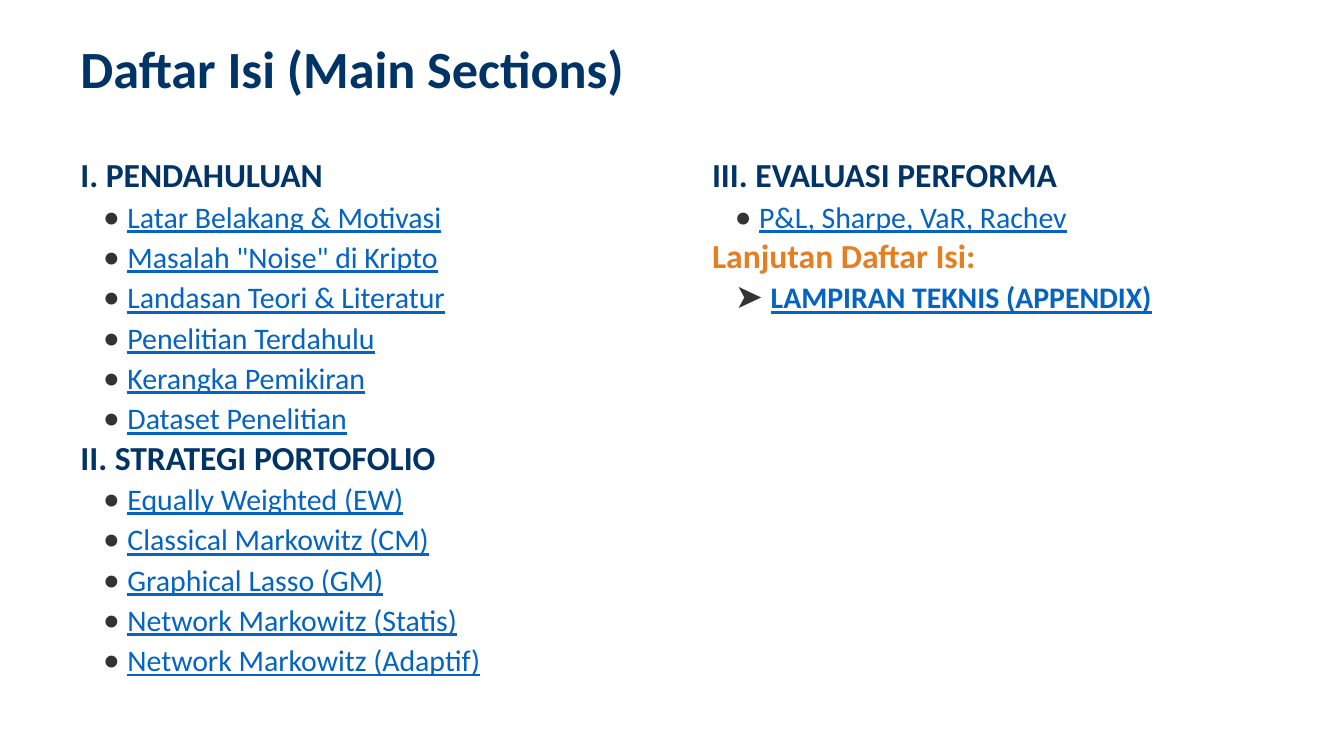
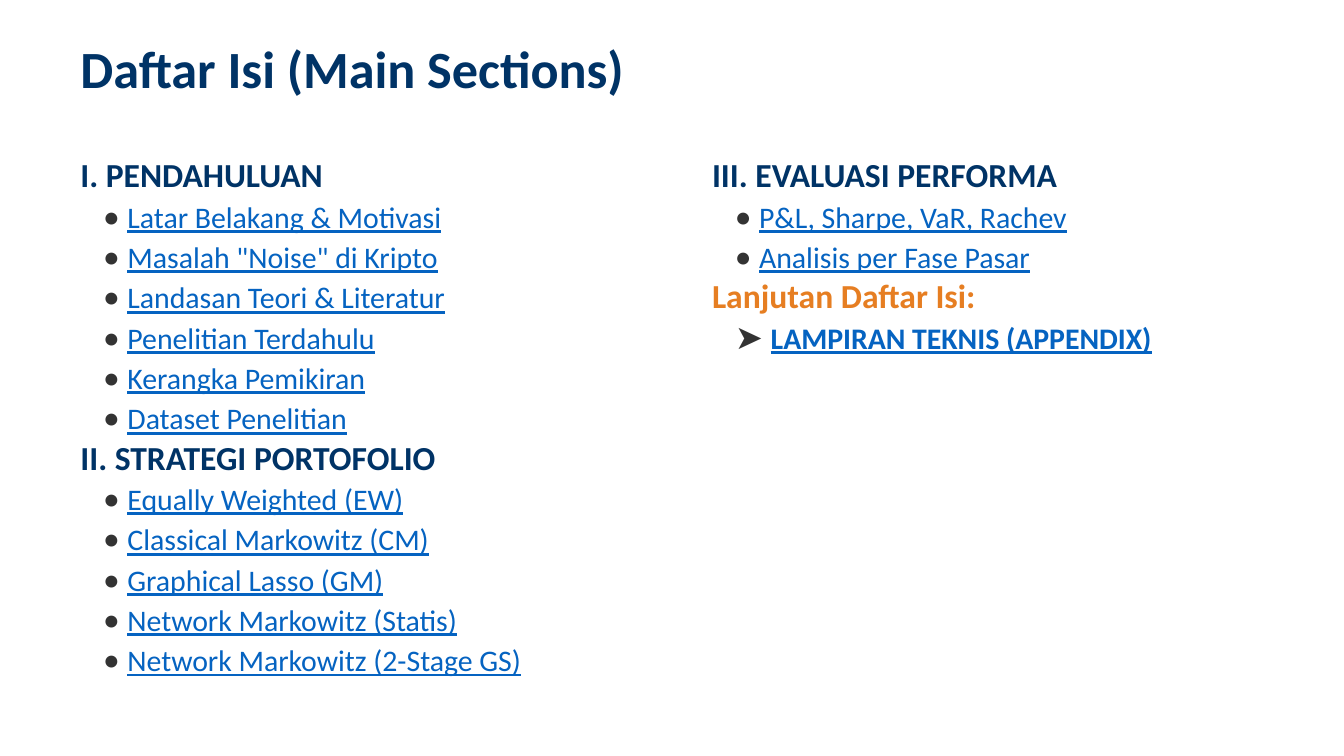
Before and after one commit to ragilrojo/RepoThesis, a slide deck: slide 2 of Presentasi_Proposal_Update.pptx. Drawn at 1344x756 pixels with LibreOffice and Linux fonts; fonts in the diff are those of the drawing. Boxes give left, top, right and bottom in pixels: in the first picture for what was removed or moved away, otherwise in the second. Text is boxed around its words. In the diff, an @@ line names an element or a change of style, - is before the commit and + after.

Commit message:
feat: synchronize PPT generator with 2-stage grid search strategy

```diff
--- a/Presentasi_Proposal_Update.pptx
+++ b/Presentasi_Proposal_Update.pptx
@@ text at [759, 247, 1030, 273]: paragraph added @@
+• Analisis per Fase Pasar
@@ text at [127, 649, 521, 676]: text changed @@
-• Network Markowitz (Adaptif)
+• Network Markowitz (2-Stage GS)
```
Also in this commit, not shown: 2 other slides changed, 2 slides added, 1 slide removed, 2 other files.
